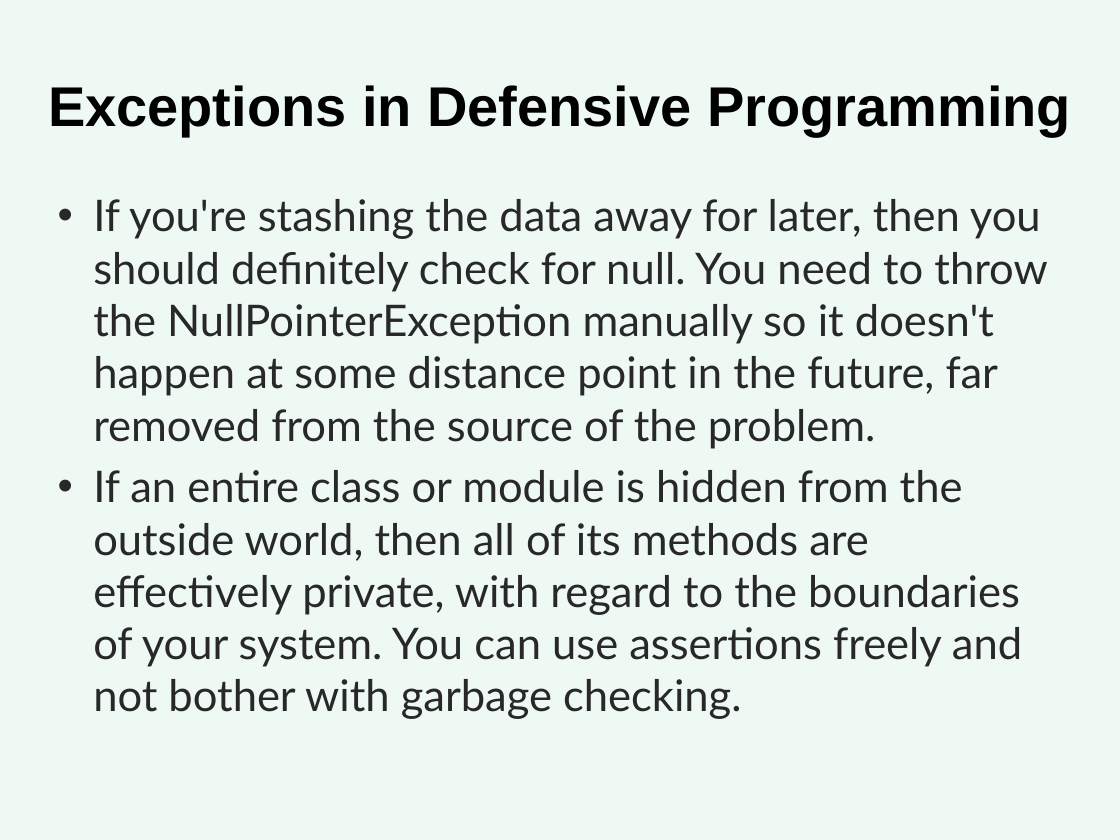
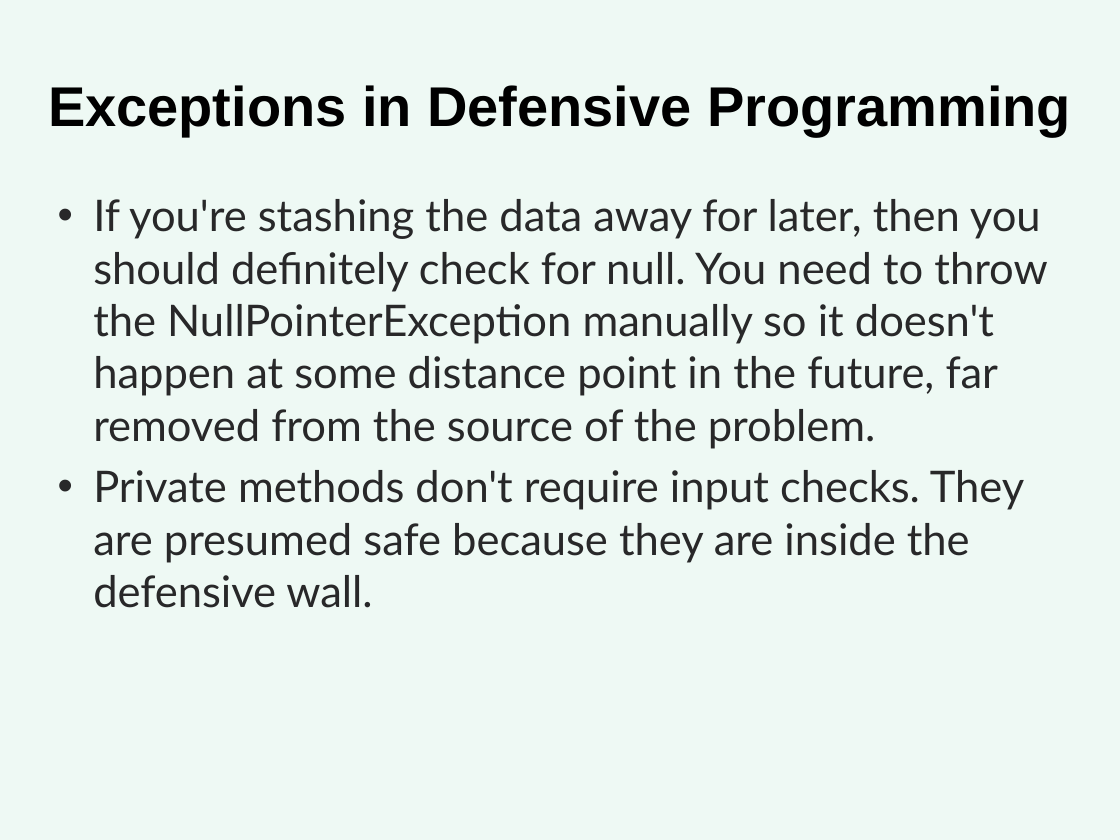
Before and after one commit to Cy-FairCS/cs3, a slide deck: slide 3 of u02d_exceptions/notes/b_Using Exceptions in Defensive Programming.pptx. Drawn at 1120x840 pixels with LibreOffice and Linux fonts; fonts in the diff are those of the drawing. Boxes give left, top, right and bottom in pixels: in the first picture for what was removed or moved away, otherwise in the second. Text is boxed around its words. In the diff, an @@ line names an element or a change of style, - is before the commit and + after.

```diff
--- a/u02d_exceptions/notes/b_Using Exceptions in Defensive Programming.pptx
+++ b/u02d_exceptions/notes/b_Using Exceptions in Defensive Programming.pptx
@@ text at [93, 470, 1024, 608]: text changed @@
-• If an entire class or module is hidden from the outside world, then all of its methods are effectively private, with regard to the boundaries of your system. You can use assertions freely and not bother with garbage checking.
+• Private methods don't require input checks. They are presumed safe because they are inside the defensive wall.
```
Also in this commit, not shown: 5 other slides changed, 2 slides added, 1 other file.
